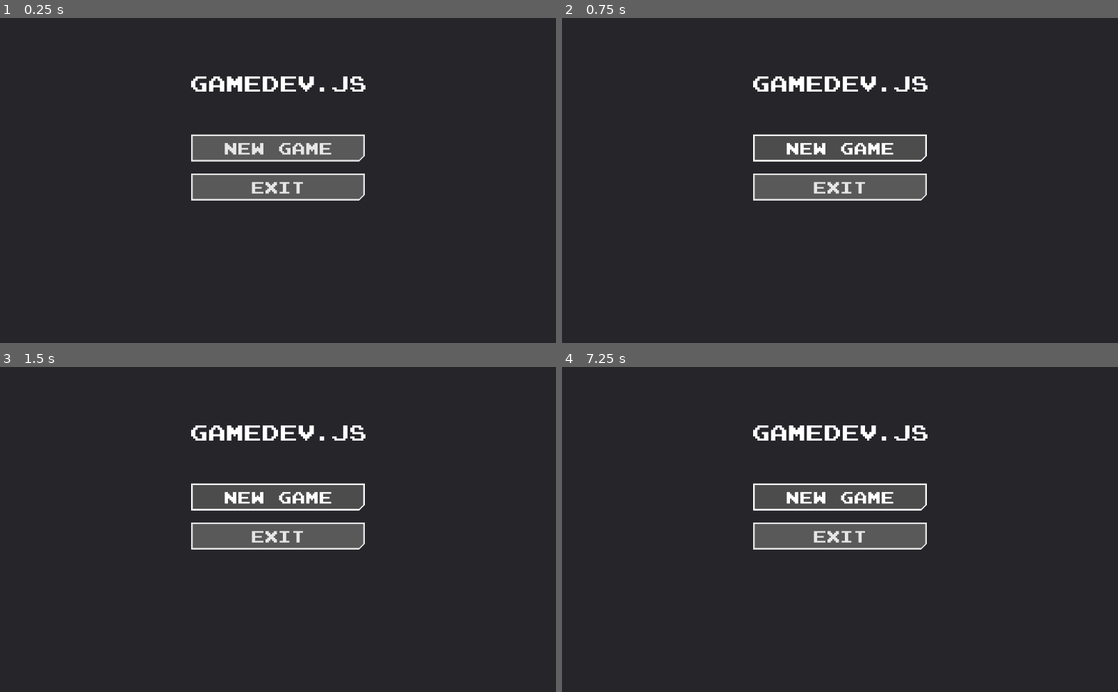
Above: before the commit, frames 1-4 (two rows, left to right).
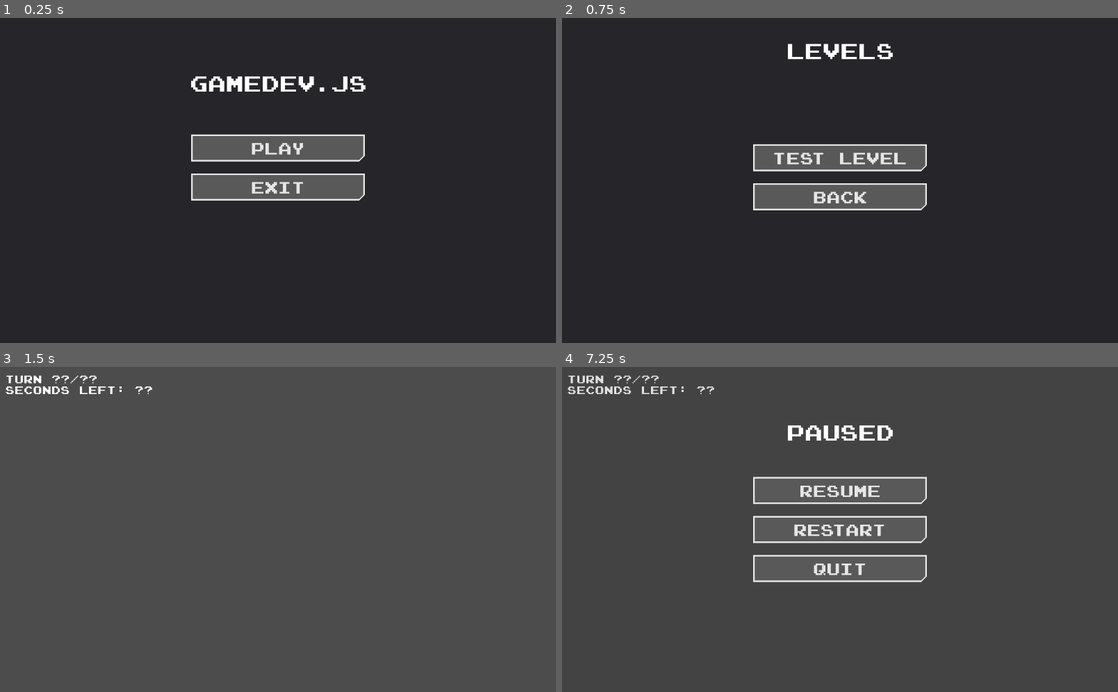
Above: after the commit, the same moments.

Repository: Exospud/Ephemera
Game: Godot game, scene res://screens/title/TitleScreen.tscn
Same seed, same stepped clock (60 frames per second), same inputs: the game is played once before the commit and once after it.
Inputs (mouse positions are in pixels of both pictures, inside the frame that each line leads up to):
- Up to frame 1 (0.25 s): no input
- Up to frame 2 (0.75 s): click "New Game" (after the commit: "Play") at 0.5 s
- Up to frame 3 (1.5 s): click (278, 506) at 1.25 s, where only the run after the commit has a clickable "Test Level"
- Up to frame 4 (7.25 s): click (840, 497) at 2 s, where only the run before the commit has a clickable "New Game"; click (840, 497) at 2.75 s, where only the run before the commit has a clickable "New Game"; tap Enter (ui_accept) at 3.5, 3.6, 3.77, 4.07, 4.25, 4.35, 4.52, 4.82, 5, 5.1, 5.75, 5.85, 6.02, 6.32, 6.5, 6.6, 6.77, 7.07 s; tap Escape (ui_cancel) at 7.15 s

The runs differ from the first frame. In frame 1, 0.4% of the frame differs, in the area x 40-60%, y 38-43%; in frame 2, 6.2%; in frame 3, 96%; in frame 4, 97%, in the area x 0-100%, y 0-100%.

Commit message:
working menu buttons for all screens

Diff:
--- a/global/Properties.gd
+++ b/global/Properties.gd
@@ -1,6 +1,6 @@
-# Declare member variables here. Examples:
-# var a = 2
-# var b = "text"
+extends Node
+
+var level_unlock = 1
 
 
 # Called when the node enters the scene tree for the first time.
--- a/screens/levels/LevelSelectScreen.gd
+++ b/screens/levels/LevelSelectScreen.gd
@@ -1,16 +1,18 @@
 extends Panel
 
 
-# Declare member variables here. Examples:
-# var a = 2
-# var b = "text"
+# Called every frame. 'delta' is the elapsed time since the previous frame.
+func _process(delta):
+	if Input.is_action_just_pressed("ui_cancel"):
+		_quit_to_title()
 
 
-# Called when the node enters the scene tree for the first time.
-func _ready():
-	pass # Replace with function body.
+## Initializes and plays the specified level
+func _start_level():
+	# TODO: initialize level
+	get_tree().change_scene("res://screens/play/PlayScreen.tscn")
 
 
-# Called every frame. 'delta' is the elapsed time since the previous frame.
-#func _process(delta):
-#	pass
+## Sends the user back to the title screen
+func _quit_to_title():
+	get_tree().change_scene("res://screens/title/TitleScreen.tscn")
--- a/screens/levels/LevelSelectScreen.tscn
+++ b/screens/levels/LevelSelectScreen.tscn
@@ -25,11 +25,21 @@
 
 [node name="TempPlayButton" parent="." instance=ExtResource( 2 )]
 anchor_left = 0.5
-anchor_top = 0.5
+anchor_top = 0.43
 anchor_right = 0.5
-anchor_bottom = 0.5
+anchor_bottom = 0.43
 text = "Test Level"
 __meta__ = {
 "_edit_lock_": true,
 "_editor_description_": "TODO: remove this and replace with something else"
 }
+
+[node name="BackButton" parent="." instance=ExtResource( 2 )]
+anchor_left = 0.5
+anchor_top = 0.55
+anchor_right = 0.5
+anchor_bottom = 0.55
+text = "Back"
+
+[connection signal="pressed" from="TempPlayButton" to="." method="_start_level"]
+[connection signal="pressed" from="BackButton" to="." method="_quit_to_title"]
--- a/screens/play/PauseMenu.gd
+++ b/screens/play/PauseMenu.gd
@@ -1,16 +1,25 @@
 extends ColorRect
 
 
-# Declare member variables here. Examples:
-# var a = 2
-# var b = "text"
+## Called every frame. 'delta' is the elapsed time since the previous frame.
+func _process(delta):
+	if Input.is_action_just_pressed("ui_cancel"):
+		_toggle_pause()
 
 
-# Called when the node enters the scene tree for the first time.
-func _ready():
-	pass # Replace with function body.
+## Toggles the pause state of the game and the visibility of the pause modal
+func _toggle_pause():
+	get_tree().paused = not get_tree().paused
+	visible = get_tree().paused
 
 
-# Called every frame. 'delta' is the elapsed time since the previous frame.
-#func _process(delta):
-#	pass
+# Resets all progress and unpauses the game
+func _reset_stage():
+	_toggle_pause()
+	get_tree().reload_current_scene()
+
+
+## Quits the game and enters the title screen
+func _quit_to_title():
+	_toggle_pause()
+	get_tree().change_scene("res://screens/title/TitleScreen.tscn")
--- a/screens/play/PauseMenu.tscn
+++ b/screens/play/PauseMenu.tscn
@@ -1,10 +1,11 @@
-[gd_scene load_steps=3 format=2]
+[gd_scene load_steps=4 format=2]
 
 [ext_resource path="res://screens/play/PauseMenu.gd" type="Script" id=1]
 [ext_resource path="res://assets/ui/TextLabel.tscn" type="PackedScene" id=2]
+[ext_resource path="res://assets/ui/buttons/TextButton.tscn" type="PackedScene" id=3]
 
 [node name="PauseMenu" type="ColorRect"]
-pause_mode = 1
+pause_mode = 2
 anchor_right = 1.0
 anchor_bottom = 1.0
 color = Color( 0, 0, 0, 0.117647 )
@@ -15,11 +16,36 @@
 
 [node name="ScreenLabel" parent="." instance=ExtResource( 2 )]
 anchor_left = 0.5
-anchor_top = 0.5
+anchor_top = 0.2
 anchor_right = 0.5
-anchor_bottom = 0.5
+anchor_bottom = 0.2
 margin_left = -123.0
 margin_top = -30.0
 margin_right = 123.0
 margin_bottom = 30.0
 text = "Paused"
+
+[node name="ResumeButton" parent="." instance=ExtResource( 3 )]
+anchor_left = 0.5
+anchor_top = 0.38
+anchor_right = 0.5
+anchor_bottom = 0.38
+text = "Resume"
+
+[node name="RestartButton" parent="." instance=ExtResource( 3 )]
+anchor_left = 0.5
+anchor_top = 0.5
+anchor_right = 0.5
+anchor_bottom = 0.5
+text = "Restart"
+
+[node name="QuitButton" parent="." instance=ExtResource( 3 )]
+anchor_left = 0.5
+anchor_top = 0.62
+anchor_right = 0.5
+anchor_bottom = 0.62
+text = "Quit"
+
+[connection signal="pressed" from="ResumeButton" to="." method="_toggle_pause"]
+[connection signal="pressed" from="RestartButton" to="." method="_reset_stage"]
+[connection signal="pressed" from="QuitButton" to="." method="_quit_to_title"]
--- a/screens/play/PlayScreen.tscn
+++ b/screens/play/PlayScreen.tscn
@@ -28,3 +28,4 @@
 text = "Seconds Left: ??"
 
 [node name="PauseMenu" parent="HUD" instance=ExtResource( 1 )]
+visible = false
--- a/screens/title/TitleScreen.gd
+++ b/screens/title/TitleScreen.gd
@@ -1,16 +1,20 @@
 extends Panel
 
 
-# Declare member variables here. Examples:
-# var a = 2
-# var b = "text"
+## Called every frame. 'delta' is the elapsed time since the previous frame.
+func _process(delta):
+	if Input.is_action_just_pressed("ui_accept"):
+		_to_level_select()
+
+	if Input.is_action_just_pressed("ui_cancel"):
+		_exit()
 
 
-# Called when the node enters the scene tree for the first time.
-func _ready():
-	pass # Replace with function body.
+## Sends the user to the level select screen
+func _to_level_select():
+	get_tree().change_scene("res://screens/levels/LevelSelectScreen.tscn")
 
 
-# Called every frame. 'delta' is the elapsed time since the previous frame.
-#func _process(delta):
-#	pass
+## Terminates the application
+func _exit():
+	get_tree().quit()
--- a/screens/title/TitleScreen.tscn
+++ b/screens/title/TitleScreen.tscn
@@ -28,7 +28,7 @@
 anchor_top = 0.4
 anchor_right = 0.5
 anchor_bottom = 0.4
-text = "New Game"
+text = "Play"
 
 [node name="ExitButton" parent="." instance=ExtResource( 3 )]
 anchor_left = 0.5
@@ -36,3 +36,6 @@
 anchor_right = 0.5
 anchor_bottom = 0.52
 text = "Exit"
+
+[connection signal="pressed" from="PlayButton" to="." method="_to_level_select"]
+[connection signal="pressed" from="ExitButton" to="." method="_exit"]
